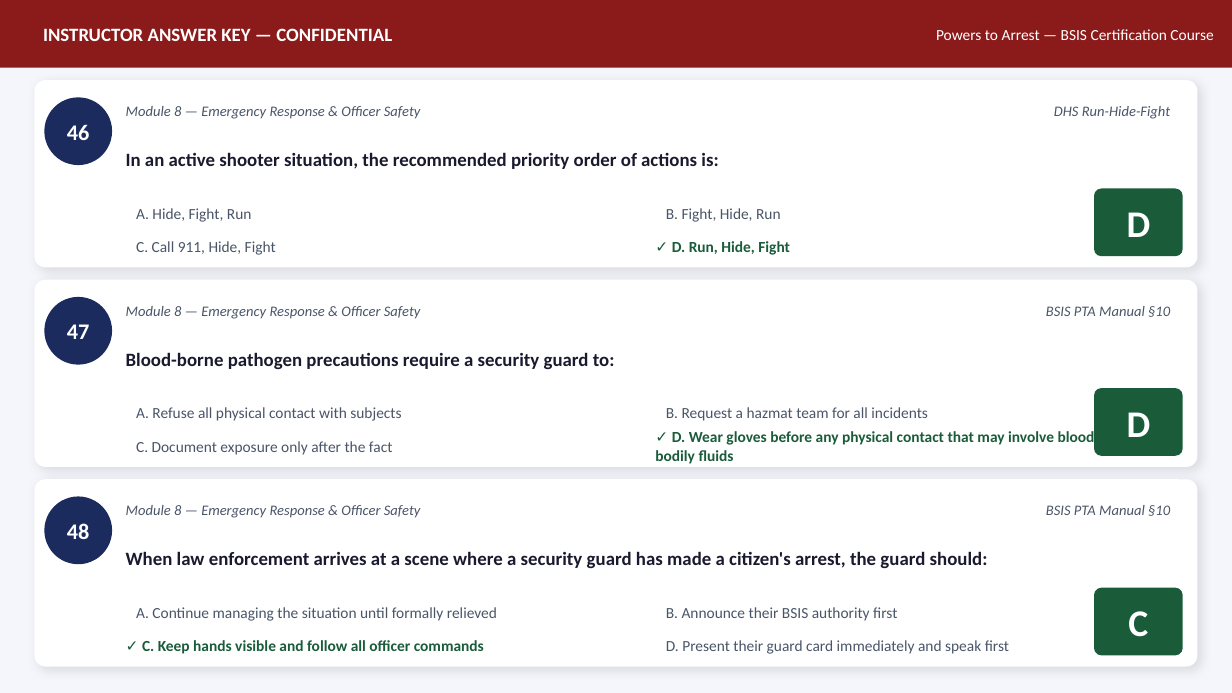
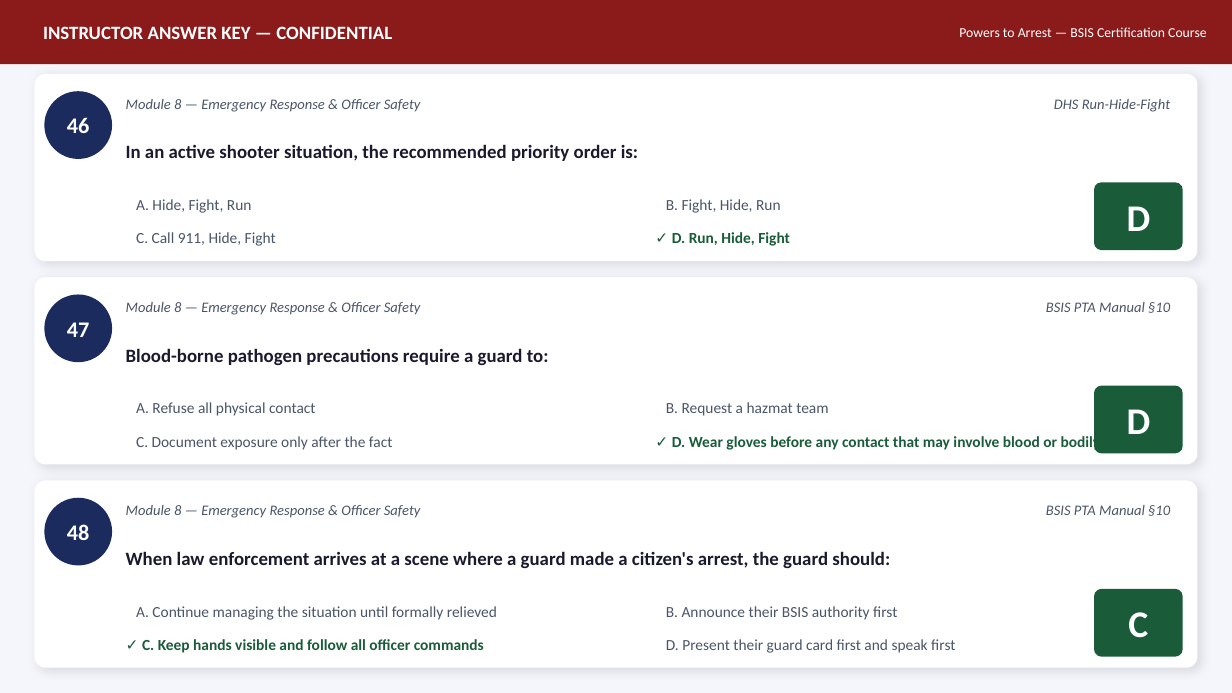
Before and after one commit to MaccPSLAW/Licensing-Live-Scans-, a slide deck: slide 18 of PSLAW-Courses/final-projects/Powers_to_Arrest_BSIS_Certification_MACCESS_INC-AnswerKey.pptx. Drawn at 1232x693 pixels with LibreOffice and Linux fonts; fonts in the diff are those of the drawing. Boxes give left, top, right and bottom in pixels: in the first picture for what was removed or moved away, otherwise in the second. Text is boxed around its words. In the diff, an @@ line names an element or a change of style, - is before the commit and + after.

Commit message:
feat: Powers to Arrest — BSIS Certification Course — Answer Key PPTX

```diff
--- a/PSLAW-Courses/final-projects/Powers_to_Arrest_BSIS_Certification_MACCESS_INC-AnswerKey.pptx
+++ b/PSLAW-Courses/final-projects/Powers_to_Arrest_BSIS_Certification_MACCESS_INC-AnswerKey.pptx
@@ rectangle: place and size @@
-rectangle at box(0, 0, 1232, 68)
+rectangle at box(0, 0, 1232, 64)
@@ text "Powers to Arrest — BSIS ...": place and size @@
-text "Powers to Arrest — BSIS ..." at box(936, 29, 1213, 40)
+text "Powers to Arrest — BSIS ..." at box(959, 27, 1206, 37)
@@ text "Powers to Arrest — BSIS ..." at box(959, 27, 1206, 37): size 9 to 8 pt @@
@@ text at box(126, 144, 638, 161): text changed @@
-In an active shooter situation, the recommended priority order of actions is:
+In an active shooter situation, the recommended priority order is:
@@ 5 texts, 2 rounded rectangles, 1 ellipse: place and size @@
-5 texts, 2 rounded rectangles, 1 ellipse at box(34, 80, 1198, 455)
+5 texts, 2 rounded rectangles, 1 ellipse at box(34, 74, 1198, 450)
@@ 4 texts: place and size @@
-4 texts at box(136, 208, 790, 255)
+4 texts at box(136, 199, 790, 246)
@@ text "Module 8 — Emergency Response ...": place and size @@
-text "Module 8 — Emergency Response ..." at box(126, 306, 421, 319)
+text "Module 8 — Emergency Response ..." at box(126, 302, 421, 315)
@@ text "BSIS PTA Manual §10": place and size @@
-text "BSIS PTA Manual §10" at box(1046, 306, 1170, 317)
+text "BSIS PTA Manual §10" at box(1046, 302, 1170, 313)
@@ text at box(126, 348, 549, 365): text changed @@
-Blood-borne pathogen precautions require a security guard to:
+Blood-borne pathogen precautions require a guard to:
@@ text at box(136, 402, 316, 416): text changed @@
-A. Refuse all physical contact with subjects
+A. Refuse all physical contact
@@ text at box(666, 402, 828, 416): text changed @@
-B. Request a hazmat team for all incidents
+B. Request a hazmat team
@@ text at box(672, 433, 1139, 451): text changed @@
-✓ D. Wear gloves before any physical contact that may involve blood or bodily fluids
+✓ D. Wear gloves before any contact that may involve blood or bodily fluids
@@ text at box(126, 551, 890, 568): text changed @@
-When law enforcement arrives at a scene where a security guard has made a citizen's arrest, the guard should:
+When law enforcement arrives at a scene where a guard made a citizen's arrest, the guard should:
@@ text at box(666, 639, 955, 653): text changed @@
-D. Present their guard card immediately and speak first
+D. Present their guard card first and speak first
```
Also in this commit, not shown: 21 other slides changed.
